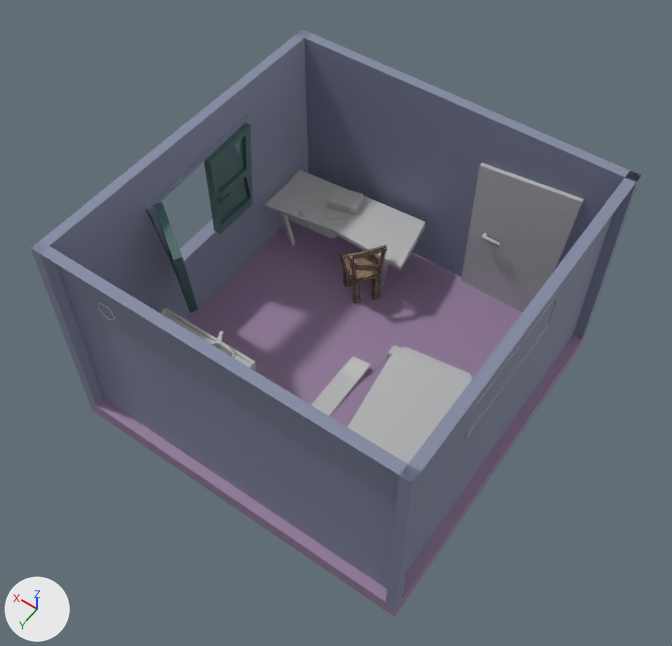
What one commit did to the FBX model Cryptique/Assets/FBX/FullRoom/3 - Forest/Foret_cabane_int.fbx.
Rendered twice from a 50 mm camera at (-4.19, 6.06, 10.61) aimed at (-0.03, 0.23, 1.44). The lights are fixed; the arrows at lower left show +X, +Y and +Z. Where no turn or scale is listed for an object, it has been applied to the vertices. Vertices at the same position are counted once.

Objects in the first picture: 'Gaziniere1', 'Lit_cabane3', 'Mur_R', 'Planche_cassee', 'Radio2', 'bureau2', 'chaise12', 'mur_L', 'mur_dos', 'mur_face', 'porte_R7', 'sol10'.
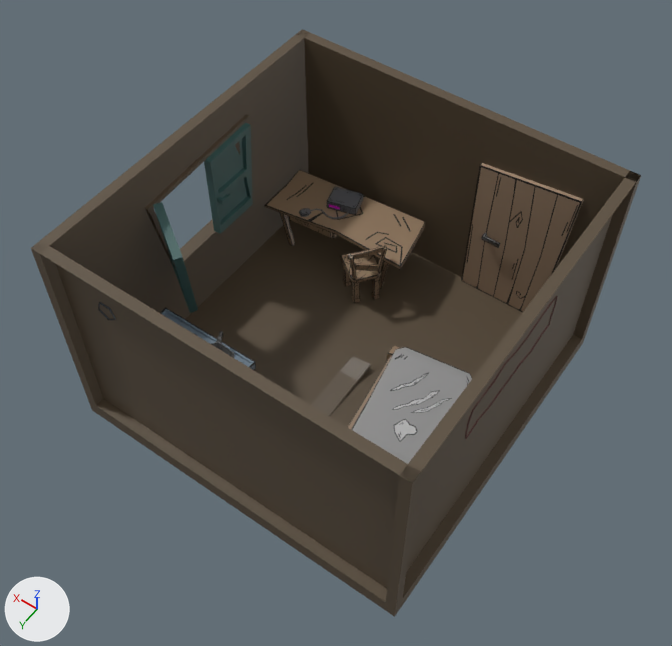
Where the newer file only moved an object's origin or applied its transform, the numbers keep the older frame.

What changed in the scene script:
```text
Change me_mesh_006:
    where me_mesh_006.from_pydata(...)  # 61 vertices, 35 faces; spans x -1.16..1.12, y -0.48..0.51, z -0.45..0.45
    remove me_mesh_006.materials.append(mat_bureau1)  # grey #bcbcbc
    add me_mesh_006.materials.append(mat_bureau4)  # picture img_bureau_rgb_png
Change me_mesh_016:
    where me_mesh_016.from_pydata(...)  # 435 vertices, 382 faces; spans x -0.22..1.33, y -0.94..0.18, z 0.0..2.45
    remove me_mesh_016.materials.append(mat_gazinière)  # grey #bcbcbc
    add me_mesh_016.materials.append(mat_gaziniere)  # picture img_cuisiniere_rgb_png
Change me_mesh:
    where me_mesh.from_pydata(...)  # 8 vertices, 5 faces; spans x -2.43..2.43, y -2.43..2.43, z -0.12..0.12
    remove me_mesh.materials.append(mat_sol_cabane)  # purple #9981a1
    add me_mesh.materials.append(mat_sol_cabane1)  # brown #5b4d3c
Change me_mesh_011:
    where me_mesh_011.from_pydata(...)  # 163 vertices, 101 faces; spans x -0.87..0.87, y -1.34..1.34, z -0.43..0.43
    remove me_mesh_011.materials.append(mat_lit_cabane)  # grey #bcbcbc
    add me_mesh_011.materials.append(mat_lit_cabane1)  # picture img_lit_cabane_rgb_png
Change me_mesh_001:
    where me_mesh_001.from_pydata(...)  # 156 vertices, 140 faces; spans x -0.084..0.609, y 0.0..0.775, z -0.021..0.13
    remove me_mesh_001.materials.append(mat_radio1)  # grey #bcbcbc
    add me_mesh_001.materials.append(mat_radio3)  # picture img_radio_rgb_1_png
Change me_mesh_004:
    where me_mesh_004.from_pydata(...)  # 16 vertices, 11 faces; spans x -0.02..0.29, y -1.55..0.0, z 0.09..0.24
    remove me_mesh_004.materials.append(mat_planche_cassée1)  # grey #bcbcbc
    add me_mesh_004.materials.append(mat_planche_cassée2)  # brown #5b4d3c
Change me_mesh_014:
    where me_mesh_014.from_pydata(...)  # 8 vertices, 4 faces; spans x 0.0..4.86, y -0.14..0.0, z 0.0..2.97
    remove me_mesh_014.materials.append(mat_mur_cabane)  # blue #8289a1
    add me_mesh_014.materials.append(mat_mur_cabane1)  # brown #5b4d3c
Change me_mesh_005:
    where me_mesh_005.from_pydata(...)  # 112 vertices, 94 faces; spans x -0.91..0.0, y -4.86..0.0, z 0.0..2.97
    me_mesh_005 part 1: all 20 faces that had it switch from mat_mur_cabane (blue #8289a1) to mat_mur_cabane1 (brown #5b4d3c)
Change me_mesh_009:
    where me_mesh_009.from_pydata(...)  # 8 vertices, 4 faces; spans x 0.0..0.14, y 0.0..4.86, z 0.0..2.97
    remove me_mesh_009.materials.append(mat_mur_cabane)  # blue #8289a1
    add me_mesh_009.materials.append(mat_mur_cabane1)  # brown #5b4d3c
Change me_mesh_013:
    where me_mesh_013.from_pydata(...)  # 8 vertices, 4 faces; spans x -4.86..0.0, y 0.0..0.14, z 0.0..2.97
    remove me_mesh_013.materials.append(mat_mur_cabane)  # blue #8289a1
    add me_mesh_013.materials.append(mat_mur_cabane1)  # brown #5b4d3c
Change me_mesh_012:
    where me_mesh_012.from_pydata(...)  # 24 vertices, 14 faces; spans x -0.18..1.21, y 0.0..0.17, z 0.0..2.41
    remove me_mesh_012.materials.append(mat_porte_rdc)  # grey #bcbcbc
    add me_mesh_012.materials.append(mat_porte_chambre_r2)  # picture img_porte_l_rgb_png
```

Boxes (x1, y1, x2, y2) around the edits, measured in the pictures (672 x 646 px):
'sol10', recoloured (purple to brown)
    both: (88, 219, 586, 617)
'mur_dos', recoloured (blue to brown)
    both: (32, 243, 421, 608)
'mur_face', recoloured (blue to brown)
    both: (298, 29, 641, 339)
'mur_L', recoloured
    both: (386, 171, 641, 609)
'porte_R7', recoloured (grey to brown)
    both: (461, 163, 584, 312)
'Lit_cabane3', recoloured
    both: (348, 345, 473, 464)
'bureau2', recoloured (grey to brown)
    both: (264, 170, 425, 289)
'Planche_cassee', recoloured
    both: (312, 356, 371, 416)
'Radio2', recoloured (grey to black)
    both: (299, 187, 363, 219)
'Gaziniere1', recoloured (grey to blue)
    both: (98, 302, 256, 370)
part 1 of me_mesh_005, recoloured (blue to black)
    both: (31, 30, 310, 405)
